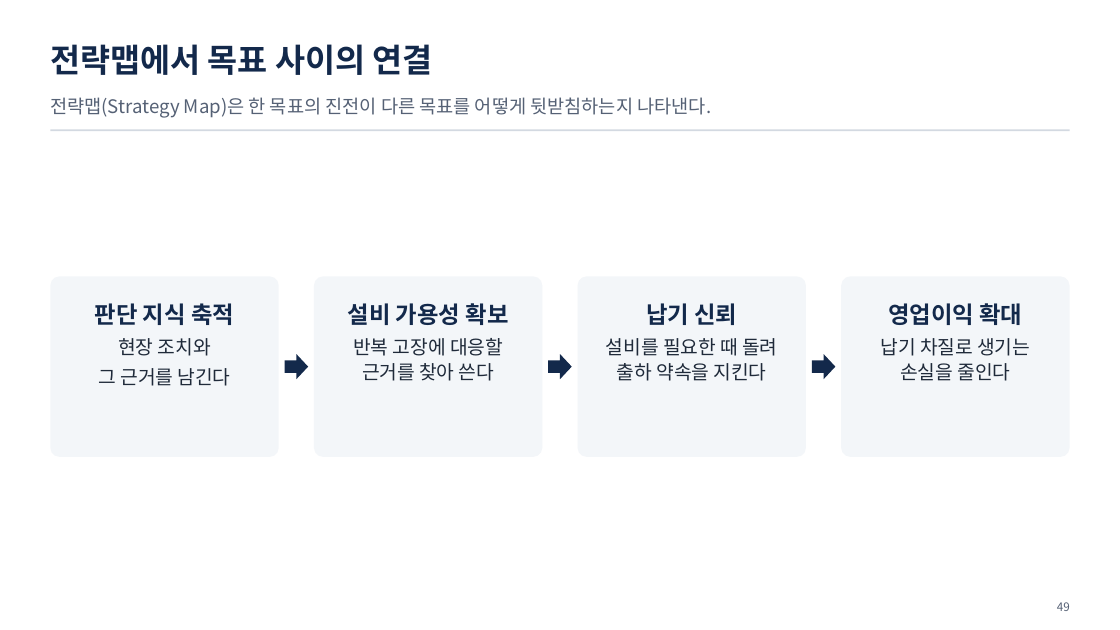
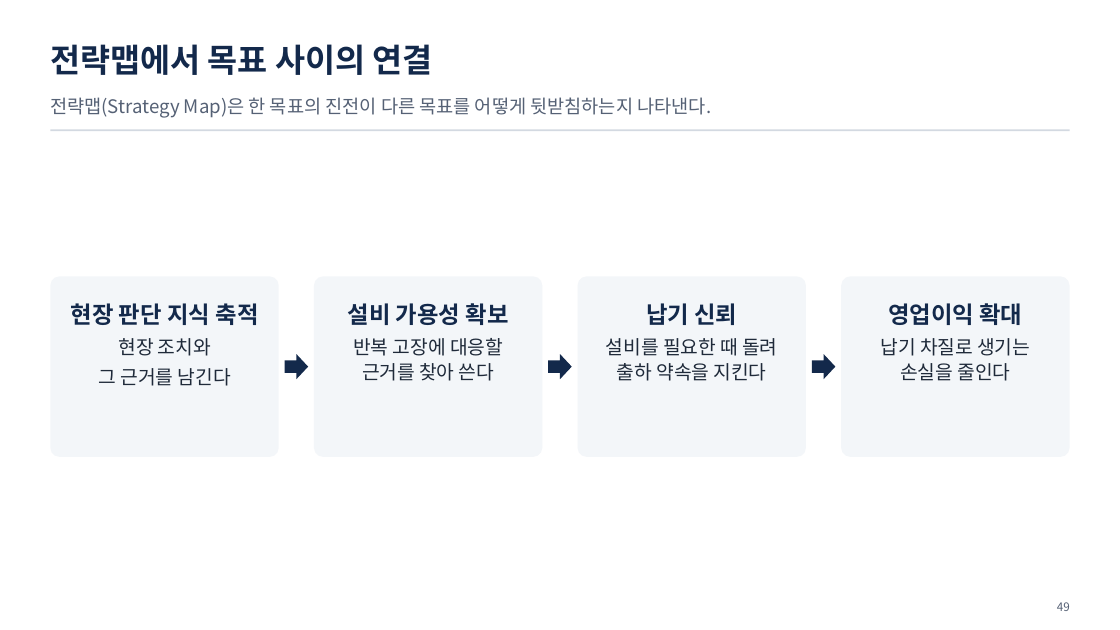
Before and after one commit to uengine-oss/hyd-iot-edu, a slide deck: slide 49 of workspace/강의제작/산출물/통합반/이론/03회차/통합반_03일차.pptx. Drawn at 1120x630 pixels with LibreOffice and Linux fonts; fonts in the diff are those of the drawing. Boxes give left, top, right and bottom in pixels: in the first picture for what was removed or moved away, otherwise in the second. Text is boxed around its words. In the diff, an @@ line names an element or a change of style, - is before the commit and + after.

Commit message:
통합 3회차에서 전략 목표와 납기·세척 확인 기준을 실제 근거에 맞춤

```diff
--- a/workspace/강의제작/산출물/통합반/이론/03회차/통합반_03일차.pptx
+++ b/workspace/강의제작/산출물/통합반/이론/03회차/통합반_03일차.pptx
@@ text "현장 판단 지식 축적": place and size @@
-text "현장 판단 지식 축적" at box(95, 303, 234, 386)
+text "현장 판단 지식 축적" at box(71, 303, 259, 386)
@@ text at box(71, 303, 259, 325): text changed @@
-판단 지식 축적
+현장 판단 지식 축적
```
Also in this commit, not shown: 3 other slides changed, 4 other files.
